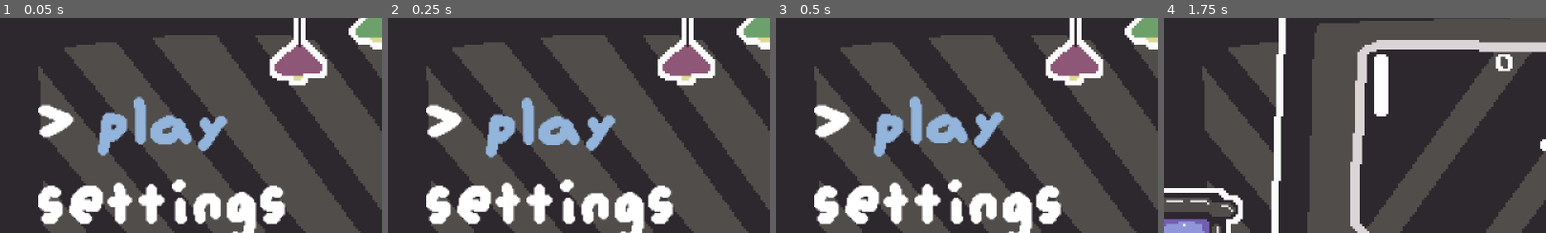
Above: before the commit, frames 1-4 (left to right).
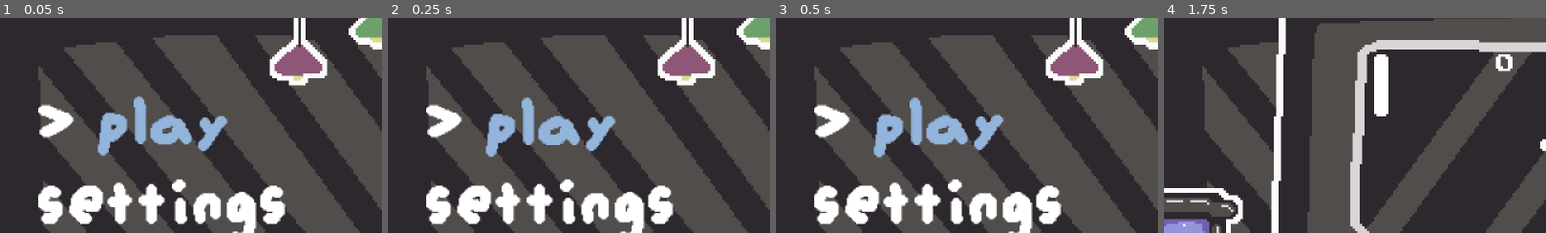
Above: after the commit, the same moments.

Repository: Renan-G-projec/LittleJameGam
Game: Godot game, scene res://scenes/menu.tscn
Same seed, same stepped clock (60 frames per second), same inputs: the game is played once before the commit and once after it.
Inputs:
- Up to frame 1 (0.05 s): no input
- Up to frame 2 (0.25 s): no input
- Up to frame 3 (0.5 s): no input
- Up to frame 4 (1.75 s): tap Enter (ui_accept) at 0.5, 0.6, 1.55 s; hold Right (ant_move_right) from 0.53 s (still down); tap Space (ant_jump) at 0.77, 1.52 s; tap Shift (ant_dash) at 1.35 s
The pictures show only the part of the screen within x 0-50%, y 6-56%; the shares and areas given below are measured in that part.

The runs differ from the first frame. In frame 1, less than 0.1% of the frame differs, in the area x 35-39%, y 36-60%; in frame 2, 0.2%; in frame 3, 0.8%, in the area x 25-60%, y 36-66%; in frame 4, nothing differs.

Commit message:
refactor: Moved audio from arcade buttons to scene and made not spacial. AMDG

Diff:
--- a/project.godot
+++ b/project.godot
@@ -14,6 +14,10 @@
 run/main_scene="uid://cv4pi82xsqqji"
 config/features=PackedStringArray("4.7", "GL Compatibility")
 config/icon="res://icon.svg"
+
+[audio]
+
+driver/output_latency=10
 
 [autoload]
 
--- a/scenes/arcade_button.tscn
+++ b/scenes/arcade_button.tscn
@@ -1,8 +1,9 @@
 [gd_scene format=3 uid="uid://cxhpwp060almc"]
 
 [ext_resource type="Script" uid="uid://bgd3a6bg3kdvh" path="res://scripts/arcade_button.gd" id="1_qlcnn"]
-[ext_resource type="Texture2D" uid="uid://bcmjycwx5h84b" path="res://sprites/directional_buttons.png" id="2_8xy88"]
+[ext_resource type="Texture2D" uid="uid://bcmjycwx5h84b" path="res://sprites/main/directional_buttons.png" id="2_8xy88"]
 [ext_resource type="Script" uid="uid://wyx4a3c056aa" path="res://components/feel_component.gd" id="3_wgp3x"]
+[ext_resource type="AudioStream" uid="uid://c1uw05swvhct1" path="res://sfx/click.wav" id="4_54lvw"]
 
 [sub_resource type="AtlasTexture" id="AtlasTexture_wgp3x"]
 atlas = ExtResource("2_8xy88")
@@ -45,5 +46,9 @@
 script = ExtResource("3_wgp3x")
 metadata/_custom_type_script = "uid://wyx4a3c056aa"
 
+[node name="AudioStreamPlayer" type="AudioStreamPlayer" parent="." unique_id=287546964]
+stream = ExtResource("4_54lvw")
+volume_db = -10.0
+
 [connection signal="body_entered" from="Area2D" to="." method="_on_area_2d_body_entered"]
 [connection signal="body_exited" from="Area2D" to="." method="_on_area_2d_body_exited"]
--- a/scenes/main.tscn
+++ b/scenes/main.tscn
@@ -4,7 +4,6 @@
 [ext_resource type="Texture2D" uid="uid://d3rqi8i24jroe" path="res://sprites/main/background.png" id="2_0wfyh"]
 [ext_resource type="PackedScene" uid="uid://b33drau0ew2fo" path="res://scenes/player.tscn" id="3_sugp2"]
 [ext_resource type="PackedScene" uid="uid://cxhpwp060almc" path="res://scenes/arcade_button.tscn" id="3_tbgi4"]
-[ext_resource type="AudioStream" uid="uid://dnurlgparawqa" path="res://sfx/press.wav" id="4_muem4"]
 [ext_resource type="Texture2D" uid="uid://bcmjycwx5h84b" path="res://sprites/main/directional_buttons.png" id="4_tefeu"]
 [ext_resource type="Texture2D" uid="uid://cjfty6n0uq7js" path="res://sprites/main/main_button.png" id="5_tefeu"]
 [ext_resource type="PackedScene" uid="uid://cxjyro4t7mj5n" path="res://scenes/screen.tscn" id="7_o6xl0"]
@@ -133,11 +132,6 @@
 position = Vector2(71, 151)
 directional_action = SubResource("InputEventAction_tipki")
 
-[node name="AudioStreamPlayer2D" type="AudioStreamPlayer2D" parent="ArcadeButtonLeft" unique_id=621856829]
-stream = ExtResource("4_muem4")
-attenuation = 0.29730248
-panning_strength = 0.73
-
 [node name="ArcadeButtonDown" parent="." unique_id=1354454935 instance=ExtResource("3_tbgi4")]
 position = Vector2(95, 151)
 directional_action = SubResource("InputEventAction_tefeu")
@@ -145,9 +139,6 @@
 [node name="AnimatedSprite2D" parent="ArcadeButtonDown" index="0" unique_id=1693972737]
 sprite_frames = SubResource("SpriteFrames_o6xl0")
 
-[node name="AudioStreamPlayer2D" type="AudioStreamPlayer2D" parent="ArcadeButtonDown" unique_id=458364238]
-stream = ExtResource("4_muem4")
-
 [node name="ArcadeButtonUp" parent="." unique_id=1469390153 instance=ExtResource("3_tbgi4")]
 position = Vector2(118, 151)
 directional_action = SubResource("InputEventAction_o6xl0")
@@ -155,9 +146,6 @@
 [node name="AnimatedSprite2D" parent="ArcadeButtonUp" index="0" unique_id=1693972737]
 sprite_frames = SubResource("SpriteFrames_ya4ey")
 
-[node name="AudioStreamPlayer2D" type="AudioStreamPlayer2D" parent="ArcadeButtonUp" unique_id=1006580419]
-stream = ExtResource("4_muem4")
-
 [node name="ArcadeButtonRight" parent="." unique_id=1237762229 instance=ExtResource("3_tbgi4")]
 position = Vector2(143, 151)
 directional_action = SubResource("InputEventAction_tbgi4")
@@ -165,9 +153,6 @@
 [node name="AnimatedSprite2D" parent="ArcadeButtonRight" index="0" unique_id=1693972737]
 sprite_frames = SubResource("SpriteFrames_85g3d")
 
-[node name="AudioStreamPlayer2D" type="AudioStreamPlayer2D" parent="ArcadeButtonRight" unique_id=2052230885]
-stream = ExtResource("4_muem4")
-
 [node name="ArcadeButtonAction" parent="." unique_id=493317942 instance=ExtResource("3_tbgi4")]
 position = Vector2(229, 151)
 directional_action = SubResource("InputEventAction_wgp3x")
@@ -177,9 +162,6 @@
 
 [node name="CollisionShape2D" parent="ArcadeButtonAction/Area2D" parent_id_path=PackedInt32Array(493317942, 2072963921) index="0" unique_id=1768119659]
 shape = SubResource("RectangleShape2D_a8y0u")
-
-[node name="AudioStreamPlayer2D" type="AudioStreamPlayer2D" parent="ArcadeButtonAction" unique_id=933565925]
-stream = ExtResource("4_muem4")
 
 [node name="MapCollisions" type="StaticBody2D" parent="." unique_id=2028716468]
 collision_layer = 2
--- a/scenes/menu.tscn
+++ b/scenes/menu.tscn
@@ -3,6 +3,7 @@
 [ext_resource type="Script" uid="uid://e148cd4dwwmi" path="res://scripts/menu.gd" id="1_yqeox"]
 [ext_resource type="Texture2D" uid="uid://dfqi2ln1p53xt" path="res://sprites/menu.png" id="2_vjb58"]
 [ext_resource type="Theme" uid="uid://l6op4bwjbla" path="res://general/game_theme.tres" id="3_con2f"]
+[ext_resource type="AudioStream" uid="uid://c1uw05swvhct1" path="res://sfx/click.wav" id="4_mhnvy"]
 
 [node name="Menu" type="Control" unique_id=2114092794]
 layout_mode = 3
@@ -65,3 +66,6 @@
 bbcode_enabled = true
 text = "Exit"
 fit_content = true
+
+[node name="AudioStreamPlayer" type="AudioStreamPlayer" parent="." unique_id=753410084]
+stream = ExtResource("4_mhnvy")
--- a/scripts/arcade_button.gd
+++ b/scripts/arcade_button.gd
@@ -6,7 +6,7 @@
 
 @onready var sprite: AnimatedSprite2D = $AnimatedSprite2D
 @onready var feel_component: FeelComponent = $FeelComponent
-@onready var sfx: AudioStreamPlayer2D = $AudioStreamPlayer2D
+@onready var sfx: AudioStreamPlayer = $AudioStreamPlayer
 
 var _active: bool = true
 
@@ -16,8 +16,7 @@
 	_active = true
 	directional_action.pressed = true
 	Input.action_press(directional_action.action)
-	sfx.pitch_scale = randf_range(1, 2)
-	sfx.play()
+
 
 func _deactivate() -> void:
 	feel_component.squash_animation(sprite, Vector2(0.9, 1.1))
@@ -28,6 +27,10 @@
 
 func _on_area_2d_body_entered(_body: Node2D) -> void:
 	_activate()
+	sfx.pitch_scale = randf_range(1, 2)
+	sfx.play()
 
 func _on_area_2d_body_exited(_body: Node2D) -> void:
 	_deactivate()
+	sfx.pitch_scale = randf_range(0.5, 1.5)
+	sfx.play()
--- a/scripts/menu.gd
+++ b/scripts/menu.gd
@@ -15,7 +15,7 @@
 	2: (func() -> void: get_tree().quit())
 }
 
-@export var text_effect: String = "> [color=#93b4db][wave freq=3 connected=0]%s[/wave][/color]"
+@export var text_effect: String = "> [color=#93b4db][wave freq=2 connected=0]%s[/wave][/color]"
 
 var _current_selected_label: int:
 	set(new_label):
@@ -53,6 +53,7 @@
 		current_selected_tween.tween_property(_labels[_current_selected_label], "offset_transform_scale", Vector2.ONE, 0.1).set_trans(Tween.TRANS_CUBIC)
 
 	if Input.is_action_just_pressed("ui_accept"):
+		$AudioStreamPlayer.play()
 
 		_labels[_current_selected_label].offset_transform_scale = Vector2(1.4, 0.6)
 		_labels[_current_selected_label].offset_transform_pivot_ratio = Vector2(0.5, 0.5)
Not shown, added: sfx/click.wav.import
Not shown, added: scenes/arcade_button.tscn102790213.tmp
Not shown, added: scenes/arcade_button.tscn113123353.tmp
Not shown, added: sfx/click.wav
